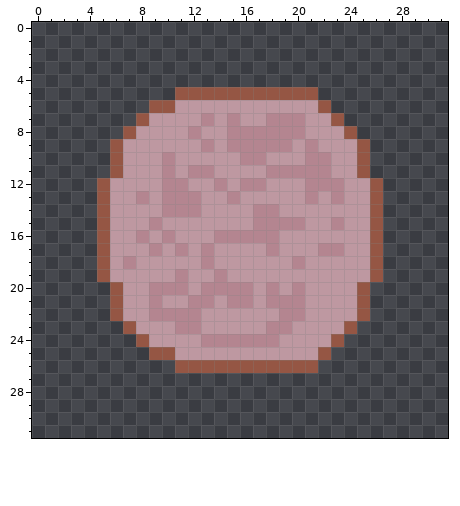
File history of a pixel-art sprite, game/resources/sprites/sub_ham.png. The picture above is the old version.
The file is 32x32 pixels.
Now the later version:
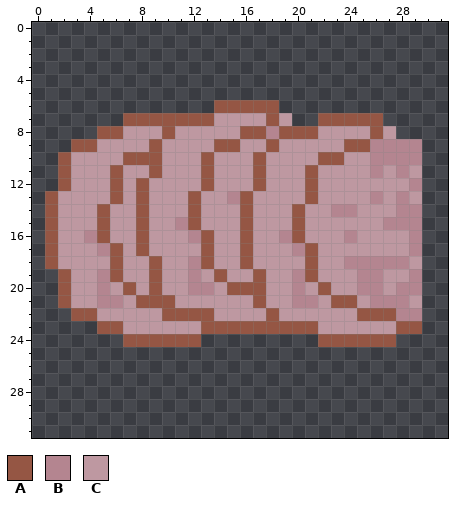
Palette (. is transparent): A #955644  B #b48590  C #be98a1
Message: completed sub style sprites
The edit:
@@ x 0..31 @@
  4 ................................
- 5 ...........AAAAAAAAAAA..........
- 6 .........AACCCCCCCCCCCA.........
- 7 ........ACCCCBCBCCBBBCCA........
- 8 .......ACCCCBCCBBBBBBCCCA.......
- 9 ......ACCCCCCBCBBBBBCBCCCA......
-10 ......ACCCBCCCCCBBCCCBBCCA......
-11 ......ACCCBCBBCCCCBBBBBCCA......
-12 .....ACCCCBBCCBCBBCCCBBBCCA.....
-13 .....ACCBCBBBCCBCCCCCBCBCCA.....
-14 .....ACCCCBBBCCCCBBCCCCCCCA.....
-15 .....ACCCBCCCCCCCBBBBCCBCCA.....
-16 .....ACCBCBCCCBBBBBCCCCCCCA.....
-17 .....ACCCBCBCBCCCCBCCCBBCCA.....
-18 .....ACBCCCCCBCCCCCCBCCCCCA.....
-19 .....ACCCCCBCCBCCCCCCCCCCCA.....
-20 ......ACCBBBCBBBBCBCBCCCCA......
-21 ......ACCBCCBBCBBCBBBCCCCA......
-22 ......ACCBBBBCCCCCCBBCCCCA......
-23 .......ACCCBBCCCCCBBCCCCA.......
-24 ........ACCCCBBBBBBCCCCA........
-25 .........AACCCCCCCCCCCA.........
-26 ...........AAAAAAAAAAA..........
+ 5 ................................
+ 6 ..............AAAAA.............
+ 7 .......AAAAAAACCCCAC..AAAAA.....
+ 8 .....AACCCACCCCCAABAAACCCCAC....
+ 9 ...AACCCCACCCCAACCACCCCCAABBBB..
+10 ..ACCCCAAACCCACCCACCCCAACCBBBB..
+11 ..ACCCACCACCCACCCACCCACCCCBCBC..
+12 ..ACCCACACCCCACCCACCCACCCCCCCB..
+13 .ACCCCACACCCACCBACCCCACCCCBCBC..
+14 .ACCCACCACCCACCCACCCACCBBCCCBB..
+15 .ACCCACCACCBACCCACCCACCCCCCBBB..
+16 .ACCBACCACCCBACCACCBACCCBCCCCB..
+17 .ACCCBACACCCCACCACCCBACCCCCCCB..
+18 .ACCCCACCACCBACCACCCCACCBBBBBC..
+19 ..ACCBACCACCBCACCACCBACCCBBCCB..
+20 ..ACCBCACACCBBCAAACCBCACCBBCBB..
+21 ..ACCBBCAAACCCCCCACCBBCAACBBBC..
+22 ...AACCCCCAAAACCCCACCCCCCAAABB..
+23 .....AACCCCCCAAAAAAAAACCCCCCAA..
+24 .......AAAAAA.........AAAAAA....
+25 ................................
+26 ................................
 27 ................................
